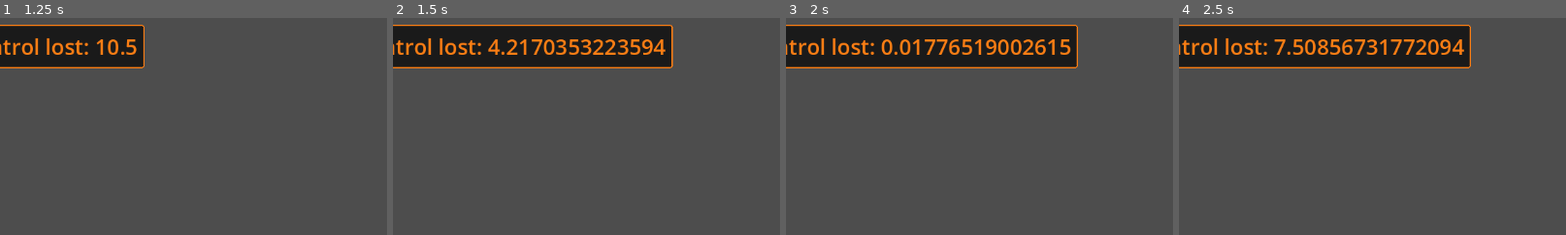
Above: before the commit, frames 1-4 (left to right).
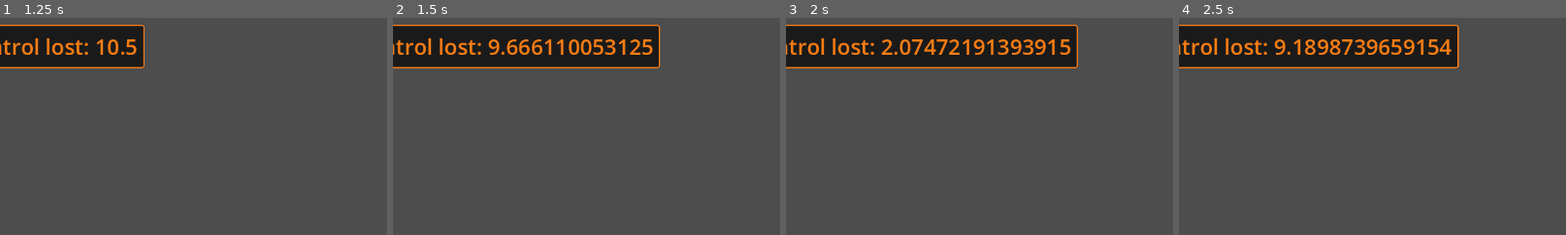
Above: after the commit, the same moments.

Repository: MaxiCabanas/PlaygroundFPS
Game: Godot game, scene res://scenes/weapons/weapon.tscn
Same seed, same stepped clock (60 frames per second), same inputs: the game is played once before the commit and once after it. This scene is started directly instead of the project's main scene.
Inputs (mouse positions are % of the whole screen's width and height, from its top left):
- Up to frame 1 (1.25 s): tap Enter at 0.5 s; move the mouse to (72, 45) at 0.52 s; press the mouse at (72, 45) at 0.53 s; hold D (right) from 0.53 s (still down); tap Space (jump) at 0.77 s
- Up to frame 2 (1.5 s): move the mouse to (30, 55) at 1.27 s; release D (right) at 1.28 s; release the mouse at (30, 55) at 1.28 s; hold S (backward) from 1.28 s (still down); click (30, 55) at 1.35 s
- Up to frame 3 (2 s): keep holding S (backward); tap Space (jump) at 1.52 s
- Up to frame 4 (2.5 s): move the mouse to (60, 28) at 2.02 s; release S (backward) at 2.03 s; press the mouse at (60, 28) at 2.03 s; hold D (right) from 2.03 s (still down)
The pictures show only the part of the screen within x 17-67%, y 0-50%; the shares and areas given below are measured in that part.

Frame 1 is identical in both runs. In frame 2, 2.5% of the frame differs, in the area x 24-73%, y 3-24%; in frame 3, 1.4%; in frame 4, 2.5%.

Commit message:
recoil pre-refactor commit

Diff:
--- a/assets/weapons_custom_resources/m4.tres
+++ b/assets/weapons_custom_resources/m4.tres
@@ -30,8 +30,8 @@
 recoil_max_amount = 3.0
 recoil_ease_in = 3.0
 spread_control = 10.0
-recoil_speed = 20.0
-recovery_speed = 10.0
+recoil_speed = 6.0
+recovery_speed = 3.0
 capacity = 30
 pellets_per_shot = 1
 ammo_scene = ExtResource("1_mhk6q")
--- a/scenes/gameplay.tscn
+++ b/scenes/gameplay.tscn
@@ -50,7 +50,7 @@
 shape = SubResource("WorldBoundaryShape3D_gjjkb")
 
 [node name="wall" type="MeshInstance3D" parent="."]
-transform = Transform3D(5, 0, 0, 0, 5, 0, 0, 0, 1, -8.32478, 2.19692, -8.68312)
+transform = Transform3D(11.0906, 0, 0, 0, 17.5097, 0, 0, 0, 1, -8.32478, 8.81264, -8.68312)
 mesh = SubResource("BoxMesh_eb1ae")
 skeleton = NodePath("../Floor/Node3D")
 surface_material_override/0 = ExtResource("1_u1x3q")
--- a/scripts/weapons/weapon_resource.gd
+++ b/scripts/weapons/weapon_resource.gd
@@ -52,7 +52,7 @@
 @export var muzzle_velocity := 100.0
 
 
-func get_recoil_sample(control_lost: float, char_control: float):
+func get_recoil_sample(control_lost: float, char_control: float) -> Vector3:
 
 	var spread = Vector3(
 			randf_range(-recoil_randomness.x, recoil_randomness.x),
--- a/scripts/weapons/weapons_components/weapon_fire.gd
+++ b/scripts/weapons/weapons_components/weapon_fire.gd
@@ -1,6 +1,7 @@
 class_name WeaponFire
 extends Object
 
+var _player: PlayerController
 var _owner_weapon: Weapon = null
 var _data: WeaponResource = null
 var _trigger_is_pulled := false
@@ -20,6 +21,7 @@
 	current_bullets = _data.capacity
 	_current_target_rot = _data.rotation
 	_current_rot = _data.rotation
+	_player = GameInstance.LocalPlayer
 
 
 func trigger_pulled():
@@ -34,7 +36,7 @@
 
 	if _trigger_is_pulled && _cooldown == 0.0:
 		_fire_bullet()
-		_current_target_rot += _data.get_recoil_sample(_elapsed_control_lost, _owner_weapon._owner_char.WEAPON_CONTROL)
+		_current_target_rot += _data.get_recoil_sample(_elapsed_control_lost, _player.WEAPON_CONTROL)
 		_elapsed_control_lost += (100 - _data.spread_control) * delta
 
 	if !_trigger_is_pulled:
@@ -45,7 +47,7 @@
 
 func update_physics(delta: float) ->void:
 	_current_target_rot = _current_target_rot.lerp(_data.rotation, _data.recovery_speed * delta)
-	_current_rot = _current_rot.lerp(_current_target_rot, _data.recoil_speed * delta)
+	_current_rot = _current_rot.slerp(_current_target_rot, _data.recoil_speed * delta)
 	_owner_weapon.rotation_degrees = _current_rot
 
 
